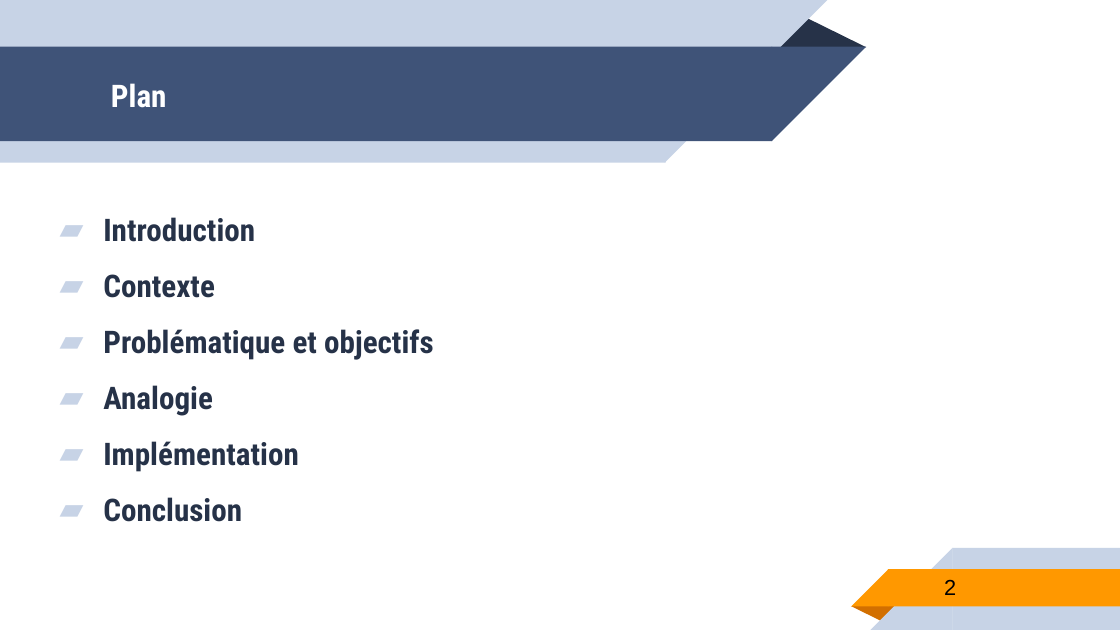
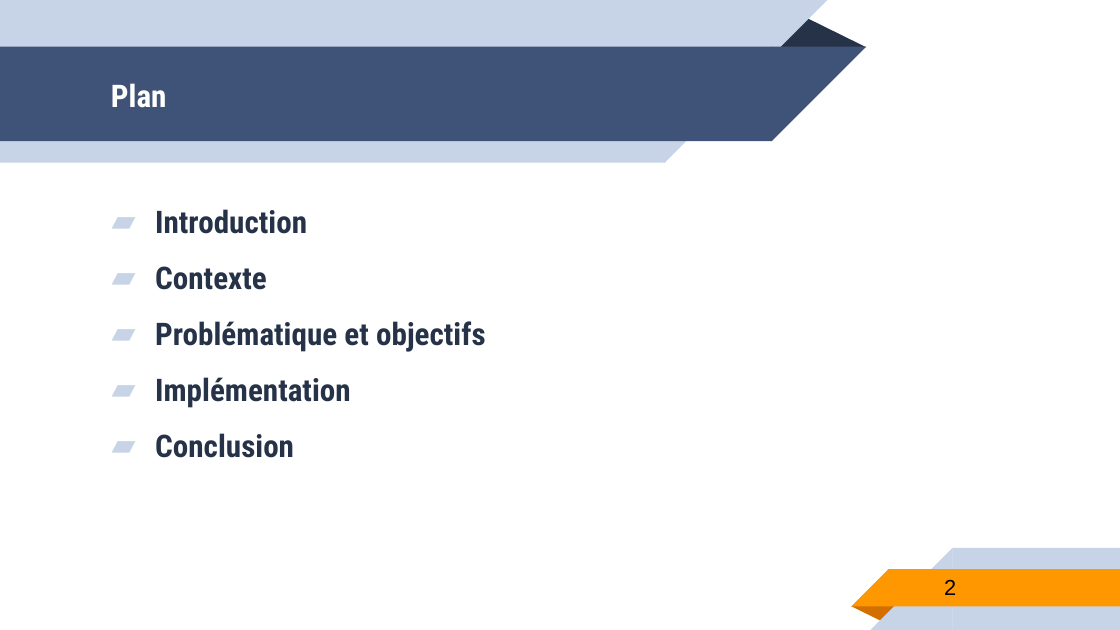
Before and after one commit to RaymondBirame/Pattern_Command, a slide deck: slide 2 of DP_Command.pptm. Drawn at 1120x630 pixels with LibreOffice and Linux fonts; fonts in the diff are those of the drawing. Boxes give left, top, right and bottom in pixels: in the first picture for what was removed or moved away, otherwise in the second. Text is boxed around its words. In the diff, an @@ line names an element or a change of style, - is before the commit and + after.

```diff
--- a/DP_Command.pptm
+++ b/DP_Command.pptm
@@ text "Introduction": place and size @@
-text "Introduction" at bbox=[103, 217, 434, 522]
+text "Introduction" at bbox=[155, 209, 486, 458]
@@ text at bbox=[103, 385, 213, 416]: paragraph removed @@
-▰ Analogie
```
Also in this commit, not shown: 5 other slides changed.
